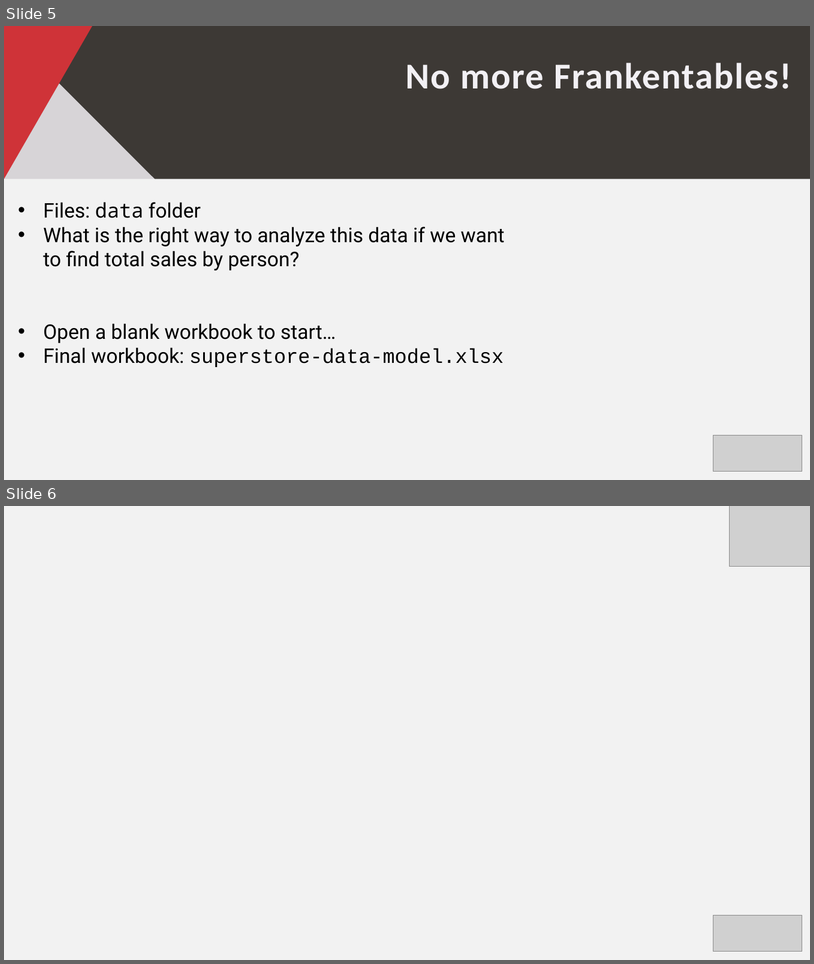
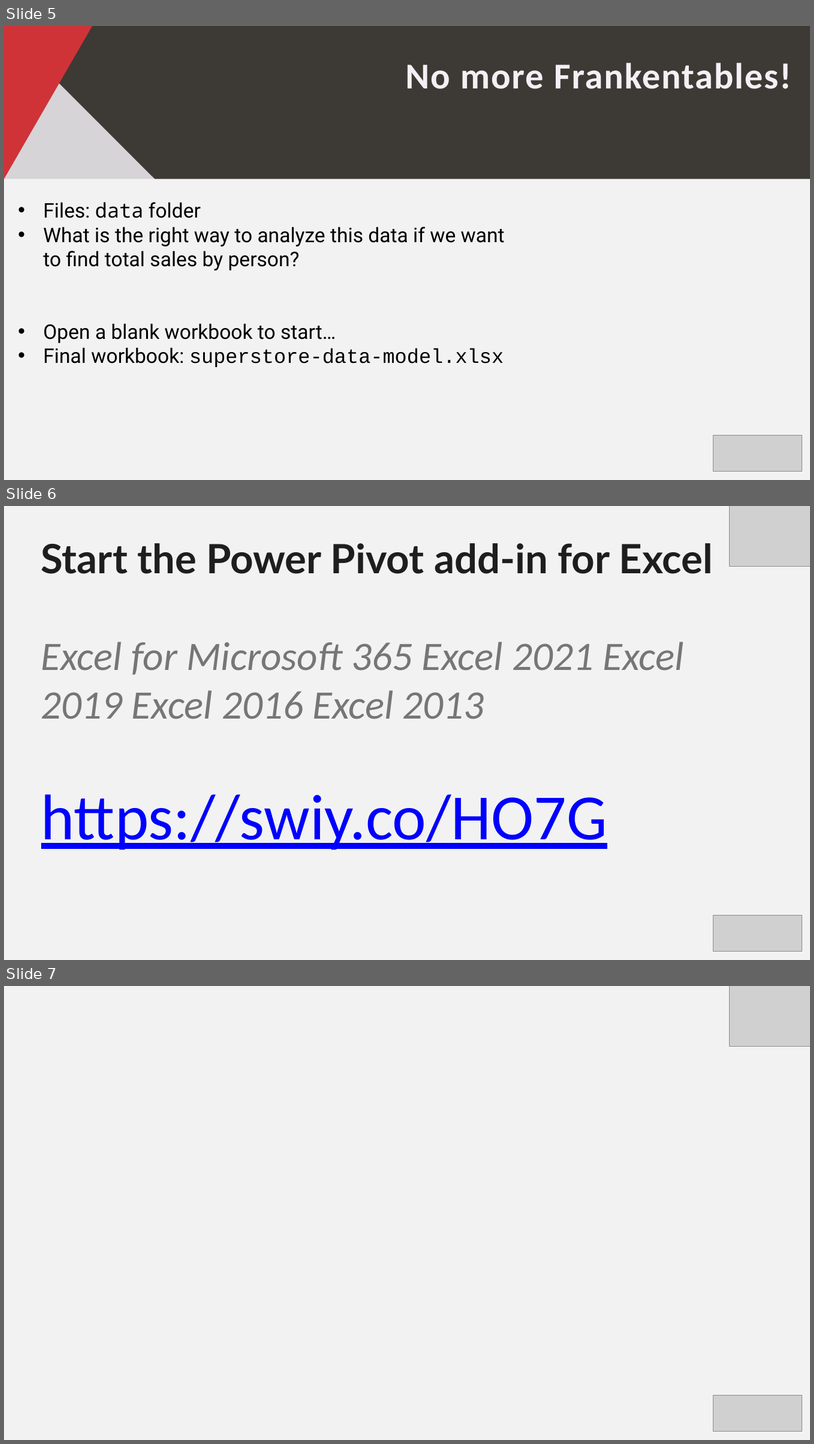
Before and after one commit to stringfestdata/pp-pdq, a slide deck: pp-pdq.pptx. Shown one above the other, each under a label of ours: slides 5 and 6 before the commit, slides 5, 6 and 7 after it. The pictures are 814x964 and 814x1444 pixels, drawn with LibreOffice and Linux fonts; fonts in the diff are those of the drawing; grey boxes stand for pictures; background and template pictures are left out. Boxes give left, top, right and bottom in pixels: in the first picture for what was removed or moved away, otherwise in the second. Text is boxed around its words. In the diff, an @@ line names an element or a change of style, - is before the commit and + after.

```diff
--- a/pp-pdq.pptx
+++ b/pp-pdq.pptx
@@ slide 6 added at bbox=[4, 506, 810, 960], background #F2F2F2 @@
@@ picture added at bbox=[730, 506, 810, 567] @@
@@ text added at bbox=[41, 543, 713, 850], 72 pt, text #767676, italic @@
+Start the Power Pivot add-in for Excel
+Excel for Microsoft 365 Excel 2021 Excel 2019 Excel 2016 Excel 2013
+https://swiy.co/HO7G
@@ picture added at bbox=[714, 915, 803, 951] @@
@@ what was slide 6 is now slide 7 @@
```
